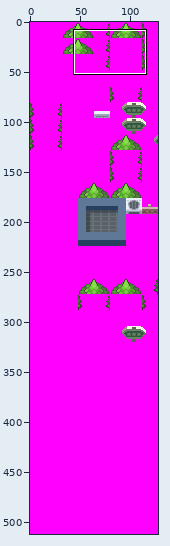
File history of a sprite sheet, tiles/outdoor_jubilife/top.png. The picture above shows the old version from afar; the outline marks the close-up.
Close-up. First the earlier version:
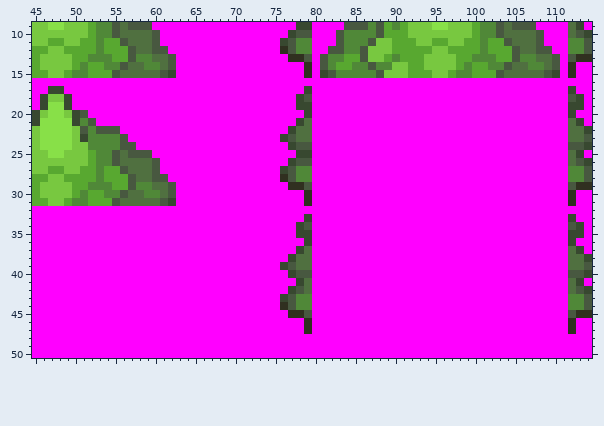
The file is 128x512 pixels. Shown: x 45..114, y 9..50.
Now the later version:
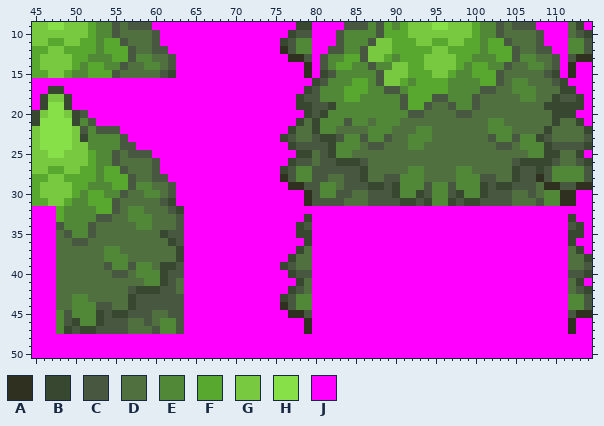
Palette (. is transparent): A #303020  B #384830  C #485840  D #507040  E #508838  F #58a830  G #78c840  H #88e048  J #ff00ff
The author wrote: raise middle tree metatile to top level
The edit:
Changed rows in their new state; - is an unchanged pixel.
first column x 48:
16 --------------------------------BCEEEFFECGGFEFFFFEEEEFFCDEEDDDCB
17 --------------------------------CEEEFFFEECCEFFFFFEEEECCDDEEEDDDB
18 --------------------------------CEEEFFEEEEECFFFCCEEECDDDDDEEDDBC
19 --------------------------------CCBEEEEEEEECFFCDDCEECDDDDDDDDBBB
20 --------------------------------CBEEEEEEEEEECCDDDDCCDDDDDDDDDDBB
21 --------------------------------BEEECEEDEEEDDDDDDDDDDDEEDDDDDDBD
22 --------------------------------BEEDDDDEEEDDDEEDDDDDDDEEEDDDDBDD
23 --------------------------------CBBCEECEECDDEEEDDDDDDDCEECEEBCDD
24 --------------------------------CCBEEEDCCDDDEEDDDDDDDDDCCDEEEBCC
25 --------------------------------DCBEEDDDDDDDDDDDDDDDDDDDDDDEEBBD
26 --------------------------------DCCBBBCDDDDDDDDDDDDDDDDDDCBBBBCD
27 --------------------------------CCCCCCBDDDDDEEDDDDEEDDDDDBCCBCEE
28 --------------------------------CCDDCCBDDCCEEEDDDDEEECCDDBCCACEE
29 --------------------------------CEEDCCCBBCBEEECEECEEEBCBBCCCDAAC
30 --------------------------------CEECCDDCCCBEEBCEECBEEBCCCDDCDEEA
31 --------------------------------CCCCDDDCCCCBBCBEEBCBBCCCCDDDCEEA
32 FEEEEFFCDEEDDDCB------------------------------------------------
33 FEEEECCDDEEEDDDC------------------------------------------------
34 CEEECDDDDDEEDDDC------------------------------------------------
35 DCEECDDDDDDDDBCC------------------------------------------------
36 DDCCDDDDDDDDDDBC------------------------------------------------
37 DDDDDDEEDDDDDDDB------------------------------------------------
38 DDDDDDEEEDDDDDDB------------------------------------------------
39 DDDDDDCEECEEDBBC------------------------------------------------
40 DDDDDDDCCDEEEBCC------------------------------------------------
41 DDDDDDDDDDDEEBCD------------------------------------------------
42 DDDDDDDDDCBBBCCD------------------------------------------------
43 DDEEDDDDDBCCCCCC------------------------------------------------
44 DDEEECCDDBCCCCCC------------------------------------------------
45 ECEEEBCBBCCCDDCC------------------------------------------------
46 ECBEEBCCCDDCDEEC------------------------------------------------
47 EBCBBCCCCDDDCEEC------------------------------------------------
